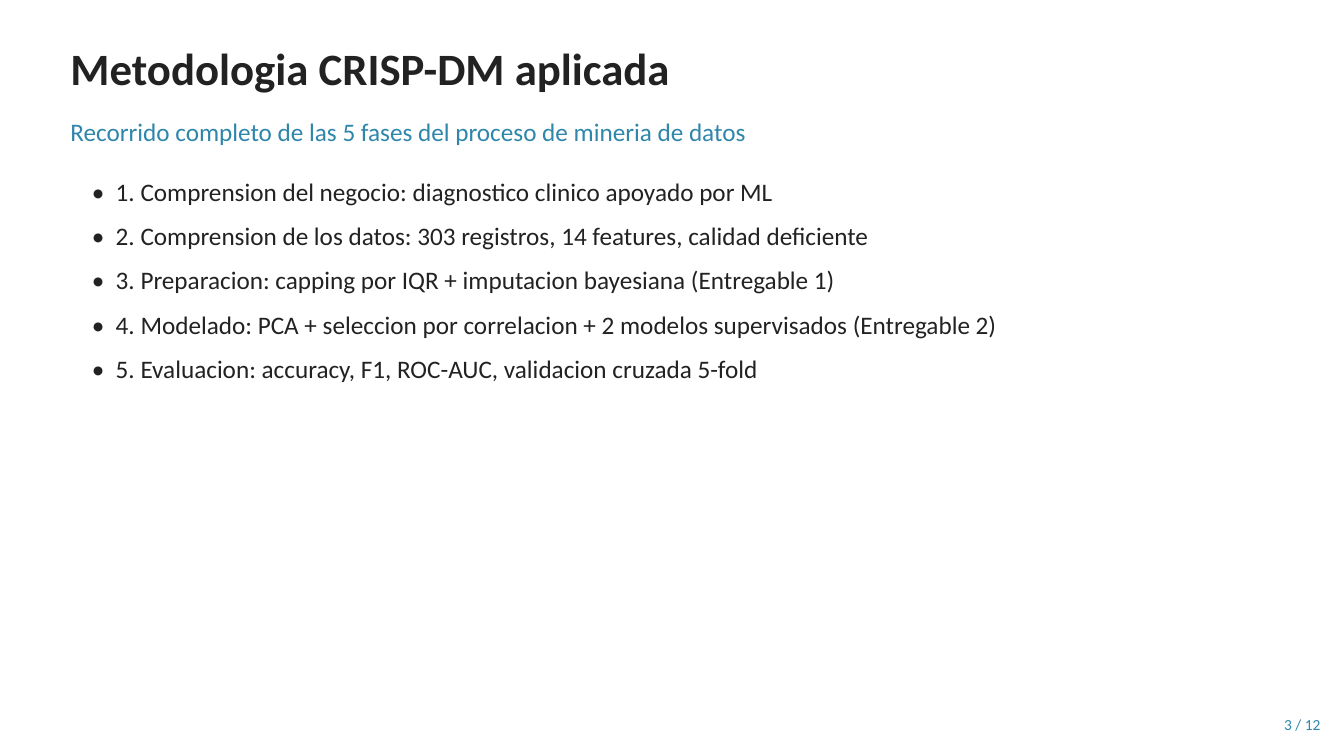
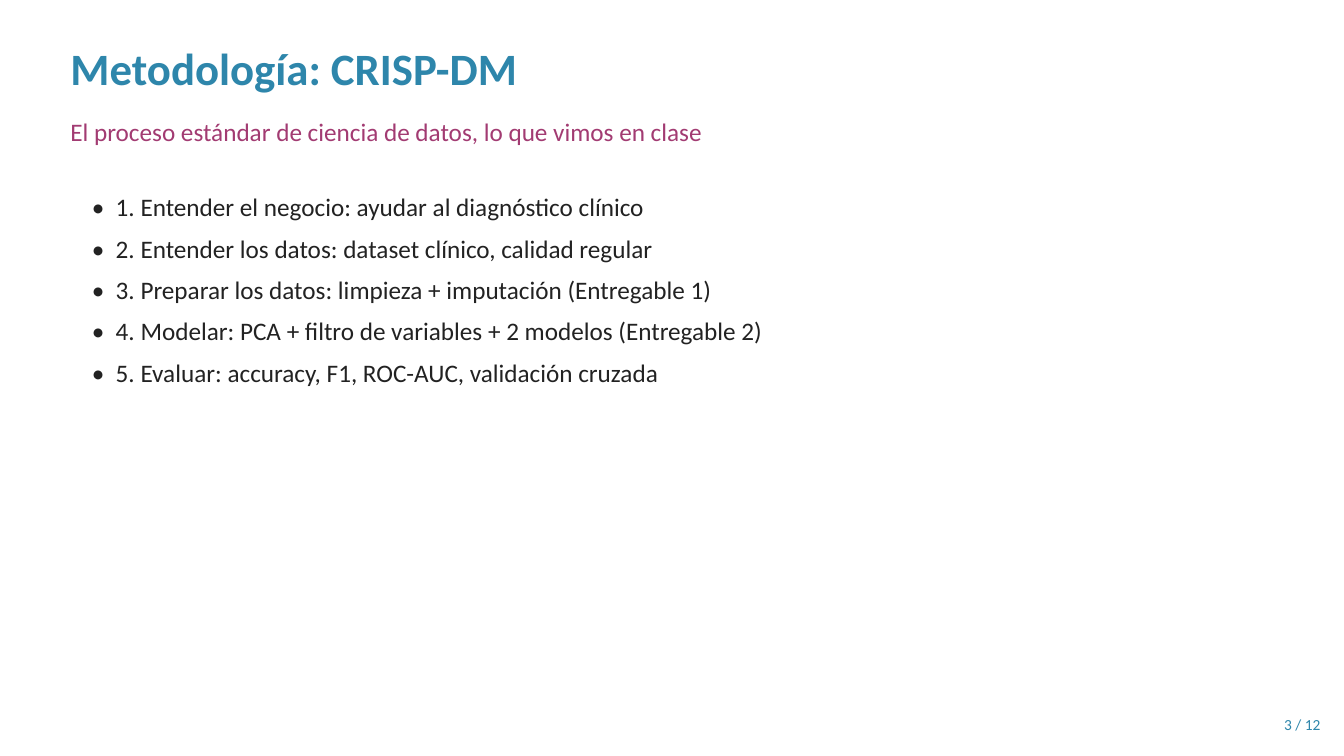
Before and after one commit to JAAM010/seminario-datos-heart-disease, a slide deck: slide 3 of Entregable2/Presentacion_Sustentacion.pptx. Drawn at 1344x756 pixels with LibreOffice and Linux fonts; fonts in the diff are those of the drawing. Boxes give left, top, right and bottom in pixels: in the first picture for what was removed or moved away, otherwise in the second. Text is boxed around its words. In the diff, an @@ line names an element or a change of style, - is before the commit and + after.

```diff
--- a/Entregable2/Presentacion_Sustentacion.pptx
+++ b/Entregable2/Presentacion_Sustentacion.pptx
@@ text at bbox=[70, 53, 517, 93]: text changed; text colour #222222 to #2E86AB @@
-Metodologia CRISP-DM aplicada
+Metodología: CRISP-DM
@@ text at bbox=[70, 123, 702, 145]: text changed; text colour #2E86AB to #A23B72 @@
-Recorrido completo de las 5 fases del proceso de mineria de datos
+El proceso estándar de ciencia de datos, lo que vimos en clase
@@ text at bbox=[116, 198, 761, 386]: text changed @@
-• 1. Comprension del negocio: diagnostico clinico apoyado por ML
-• 2. Comprension de los datos: 303 registros, 14 features, calidad deficiente
-• 3. Preparacion: capping por IQR + imputacion bayesiana (Entregable 1)
-• 4. Modelado: PCA + seleccion por correlacion + 2 modelos supervisados (Entregable 2)
-• 5. Evaluacion: accuracy, F1, ROC-AUC, validacion cruzada 5-fold
+• 1. Entender el negocio: ayudar al diagnóstico clínico
+• 2. Entender los datos: dataset clínico, calidad regular
+• 3. Preparar los datos: limpieza + imputación (Entregable 1)
+• 4. Modelar: PCA + filtro de variables + 2 modelos (Entregable 2)
+• 5. Evaluar: accuracy, F1, ROC-AUC, validación cruzada
```
Also in this commit, not shown: 7 other slides changed, 4 slides added, 4 slides removed.
